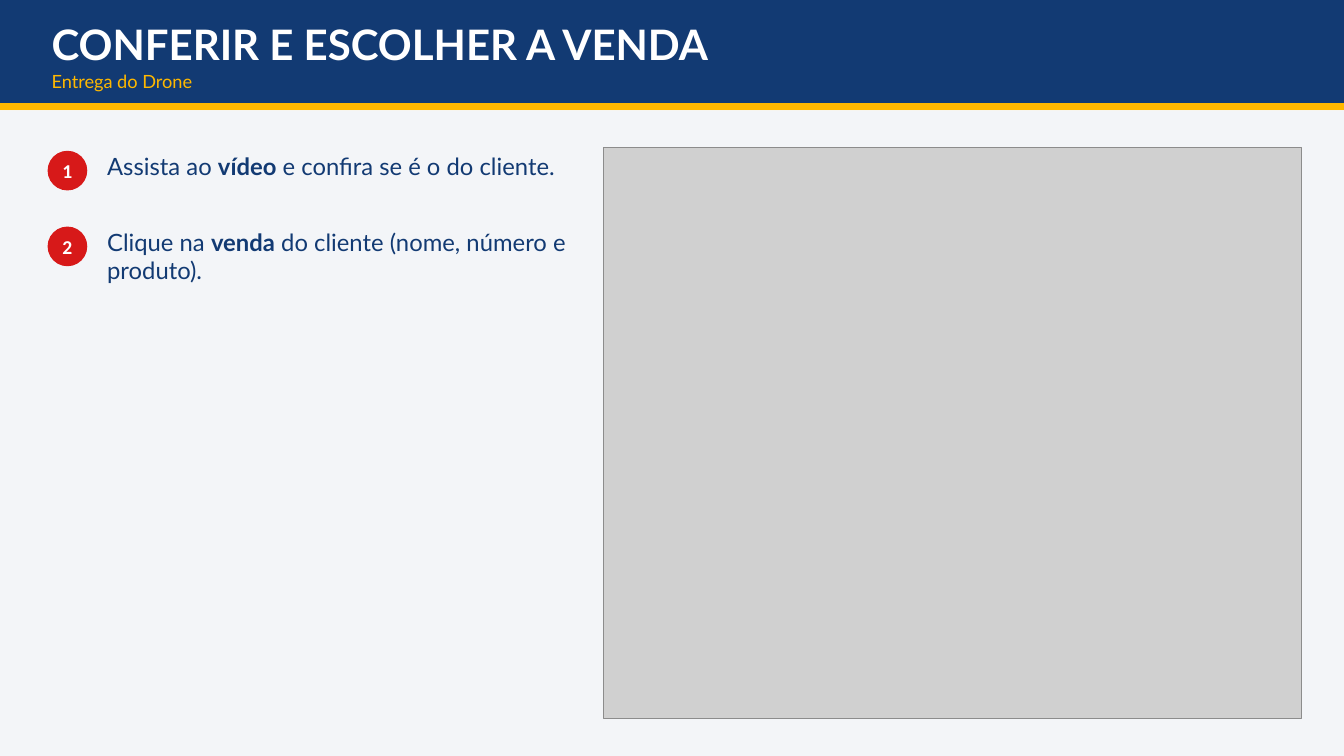
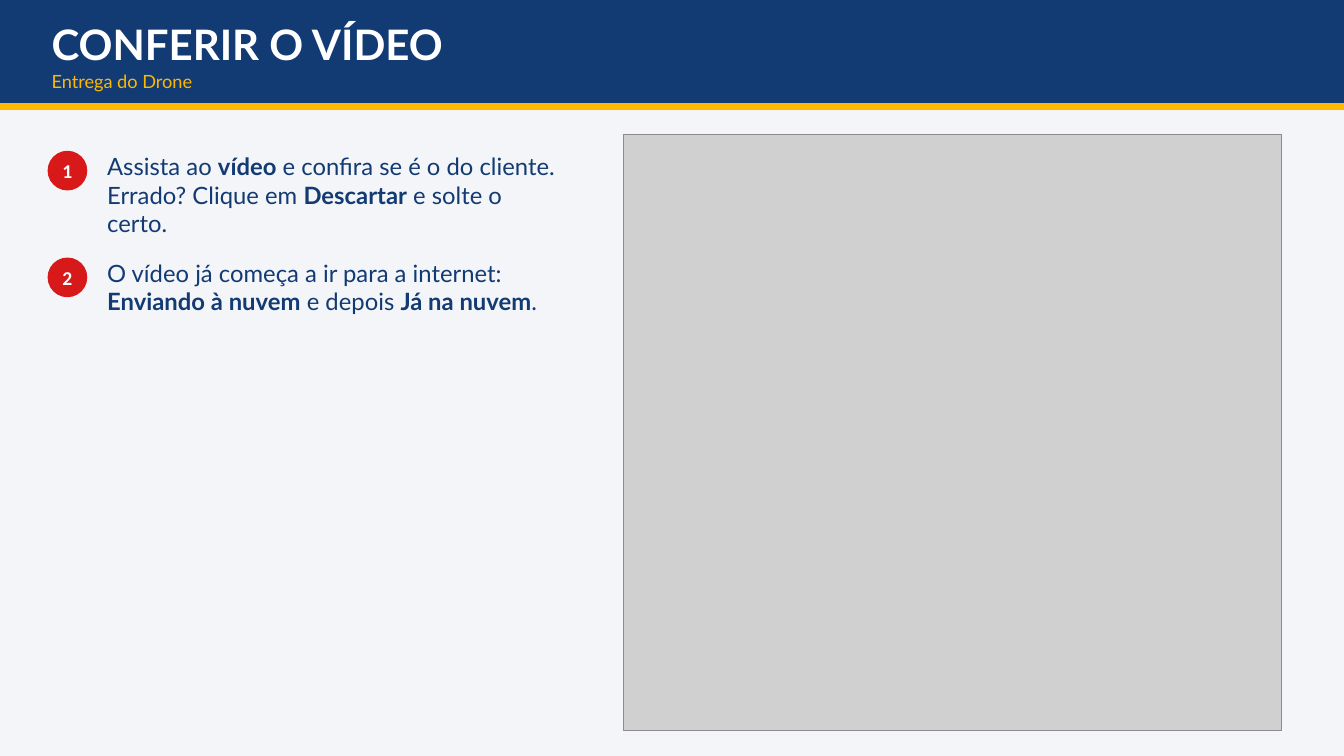
Before and after one commit to dudurezende10/eterna, a slide deck: slide 24 of docs/treinamento/entregaveis/Treinamento - Drone, Chute a Gol e Snap Pop - da venda a entrega.pptx. Drawn at 1344x756 pixels with LibreOffice and Linux fonts; fonts in the diff are those of the drawing; grey boxes stand for pictures. Boxes give left, top, right and bottom in pixels: in the first picture for what was removed or moved away, otherwise in the second. Text is boxed around its words. In the diff, an @@ line names an element or a change of style, - is before the commit and + after.

Commit message:
v99.25.1: escolha do voo não some na atualização da tela; manual e apresentação 1.2 (pulseira); NUVEM 9b corrigido (limpeza local dos vídeos)

```diff
--- a/docs/treinamento/entregaveis/Treinamento - Drone, Chute a Gol e Snap Pop - da venda a entrega.pptx
+++ b/docs/treinamento/entregaveis/Treinamento - Drone, Chute a Gol e Snap Pop - da venda a entrega.pptx
@@ text at box(52, 24, 443, 61): text changed @@
-CONFERIR E ESCOLHER A VENDA
+CONFERIR O VÍDEO
@@ picture: place and size @@
-picture at box(603, 147, 1302, 718)
+picture at box(624, 135, 1281, 731)
@@ text at box(107, 157, 555, 232): text changed @@
-Assista ao vídeo e confira se é o do cliente.
+Assista ao vídeo e confira se é o do cliente. Errado? Clique em Descartar e solte o certo.
@@ ellipse "2": place and size @@
-ellipse "2" at box(47, 227, 87, 266)
+ellipse "2" at box(47, 258, 87, 297)
@@ text at box(107, 264, 538, 314): text changed @@
-Clique na venda do cliente (nome, número e produto).
+O vídeo já começa a ir para a internet: Enviando à nuvem e depois Já na nuvem.
```
Also in this commit, not shown: 14 other slides changed, 2 slides added, 1 slide removed, 36 other files.
